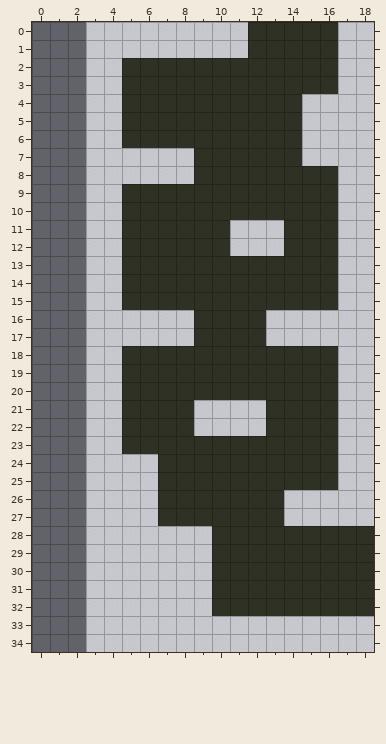
Tiled map (JSON), stored at assets/tiled/rooms/beenz_outlands-b.json. Above: the version before the commit.
Cells are 24x24 px. Shown: x 0..18, y 0..34. The old version is drawn lined up with the new one.
And afterwards:
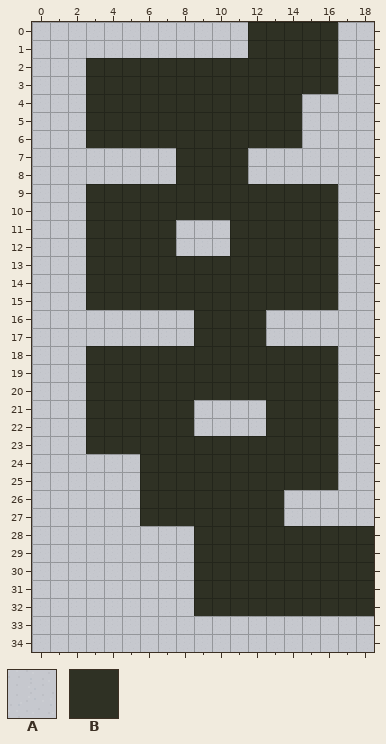
Key: from "other": A 1; from "world-map": B 52.
_ is an empty cell, # one hidden under a higher layer.
From old to new:
map size 16x35 -> 19x35 cells (old content now starts at 3,0; both pictures use the new coordinates)
Layer "world-map":
y 2..6: x 3..4 _# -> BB
y 9..15: x 3..4 _# -> BB
y 18..23: x 3..4 _# -> BB
Layer "floors2":
y 0..1: x 0..2 ___ -> AAA
y 2..6: x 0..4 ___AA -> AAA__
y 7..8: x 0..2 ___ -> AAA; x 12..14 ___ -> AAA
y 9..15: x 0..4 ___AA -> AAA__
y 16..17: x 0..2 ___ -> AAA
y 18..23: x 0..4 ___AA -> AAA__
y 24..27: x 0..2 ___ -> AAA
y 28..32: x 0..2 ___ -> AAA; x 9 A -> _
y 33..34: x 0..2 ___ -> AAA
Layer "floors":
y 7: x 8 A -> _
y 8: x 8 A -> _; x 15..16 __ -> AA
y 11..12: x 8..13 ___AAA -> AAA___
y 24..27: x 6 A -> _
Boxes around the changes in both pictures, in picture pixels (x1, y1, x2, y2):
changed: (32, 22, 122, 652)
removed: (176, 148, 194, 184)
added: (248, 148, 338, 184)
changed: (176, 220, 284, 256)
removed: (140, 454, 158, 526)
removed: (194, 526, 212, 616)
